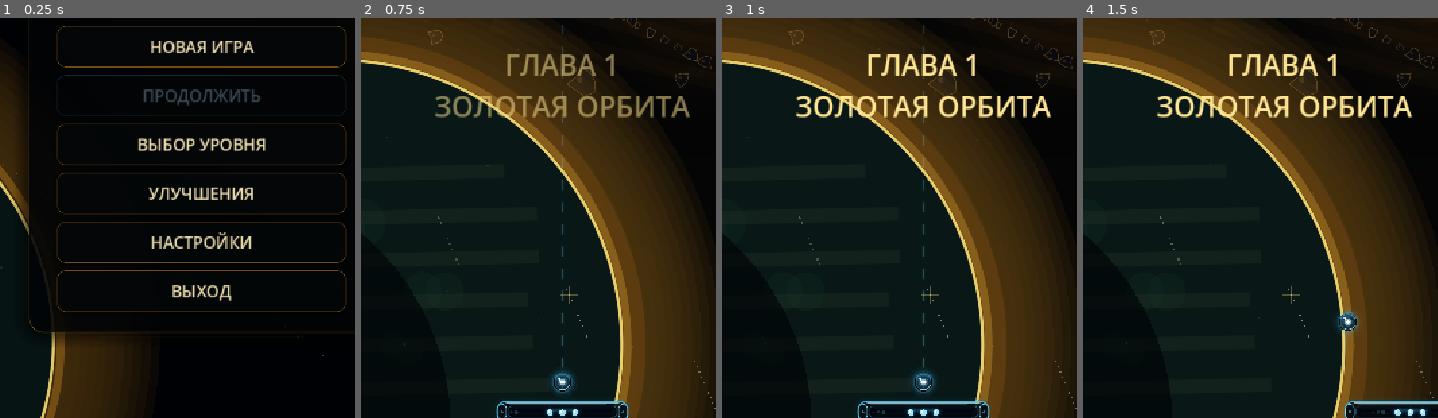
Above: before the commit, frames 1-4 (left to right).
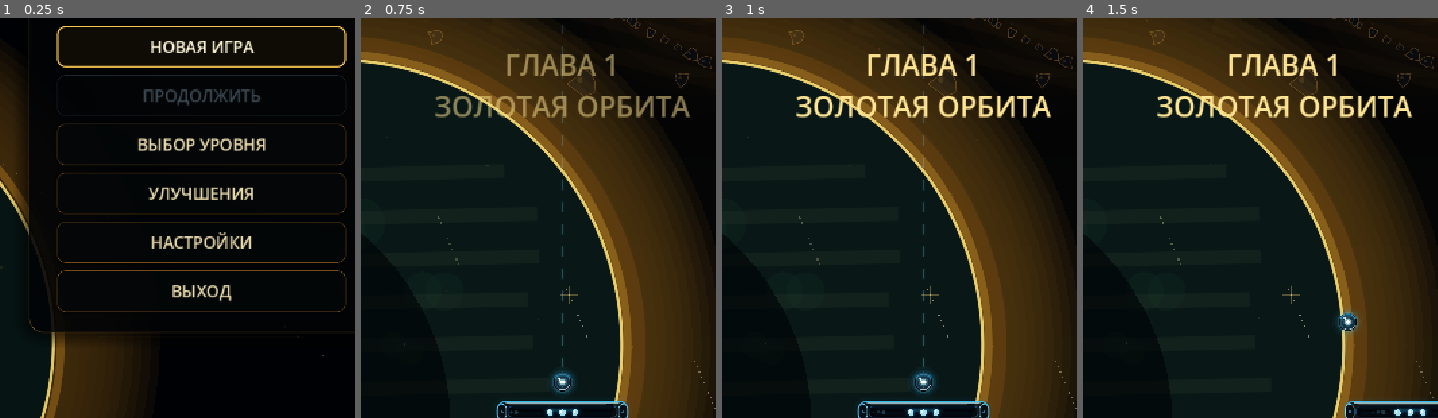
Above: after the commit, the same moments.

Repository: Ardarik421/arkanoid
Game: Godot game, scene res://scenes/main_menu.tscn
The game is run twice, just before and just after one commit, with the same random seed, the same clock (stepped at 60 frames per second) and the same inputs.
Inputs (mouse positions are % of the whole screen's width and height, from its top left):
- Up to frame 1 (0.25 s): no input
- Up to frame 2 (0.75 s): click "НОВАЯ ИГРА" at 0.5 s
- Up to frame 3 (1 s): no input
- Up to frame 4 (1.5 s): tap Enter at 1.25 s; move the mouse to (72, 45) at 1.27 s; hold D (move_right) from 1.28 s (still down); tap Space (launch_ball) at 1.35 s; click (72, 45) at 1.42 s
The pictures show only the part of the screen within x 22-72%, y 42-92%; the shares and areas given below are measured in that part.

The runs differ from the first frame. In frame 1, 1.3% of the frame differs, in the area x 15-98%, y 2-13%; in frame 2, nothing differs; in frame 3, nothing differs; in frame 4, nothing differs.

Commit message:
Enable gamepad navigation in main menu

Diff:
--- a/scenes/main_menu.gd
+++ b/scenes/main_menu.gd
@@ -15,7 +15,12 @@
 	_setup_confirmation_dialog()
 	MenuMusic.play_menu_music()
 	$Menu/NewGameButton.release_focus()
+	_setup_gamepad_focus()
 	queue_redraw()
+
+func _setup_gamepad_focus() -> void:
+	var first_button: Button = $Menu/ContinueButton if not $Menu/ContinueButton.disabled else $Menu/NewGameButton
+	first_button.grab_focus()
 
 func _process(delta):
 	animation_time += delta
